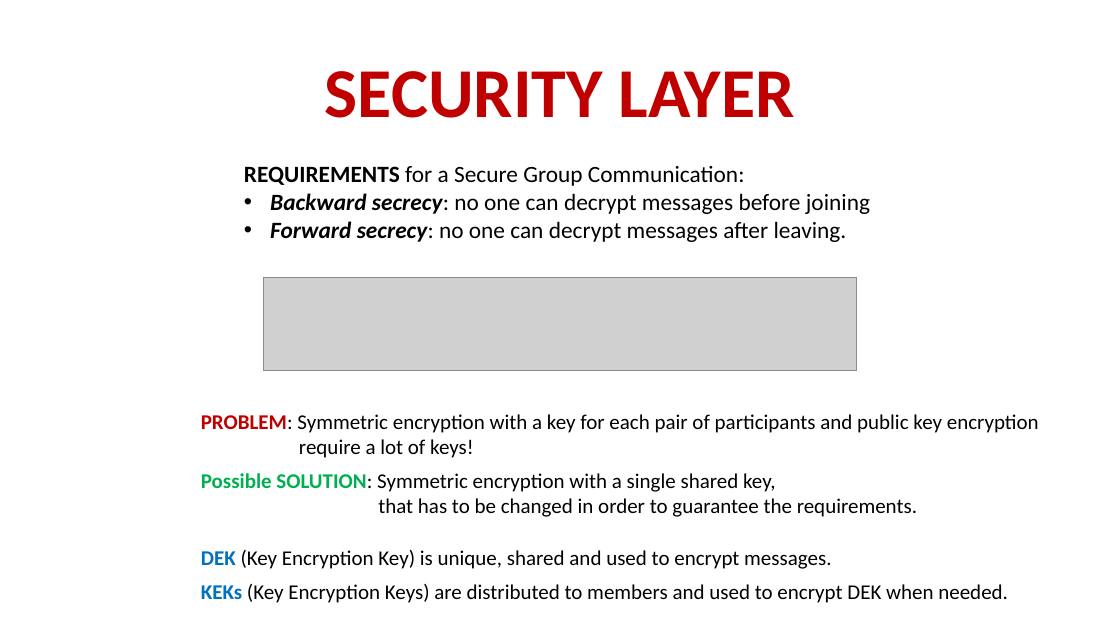
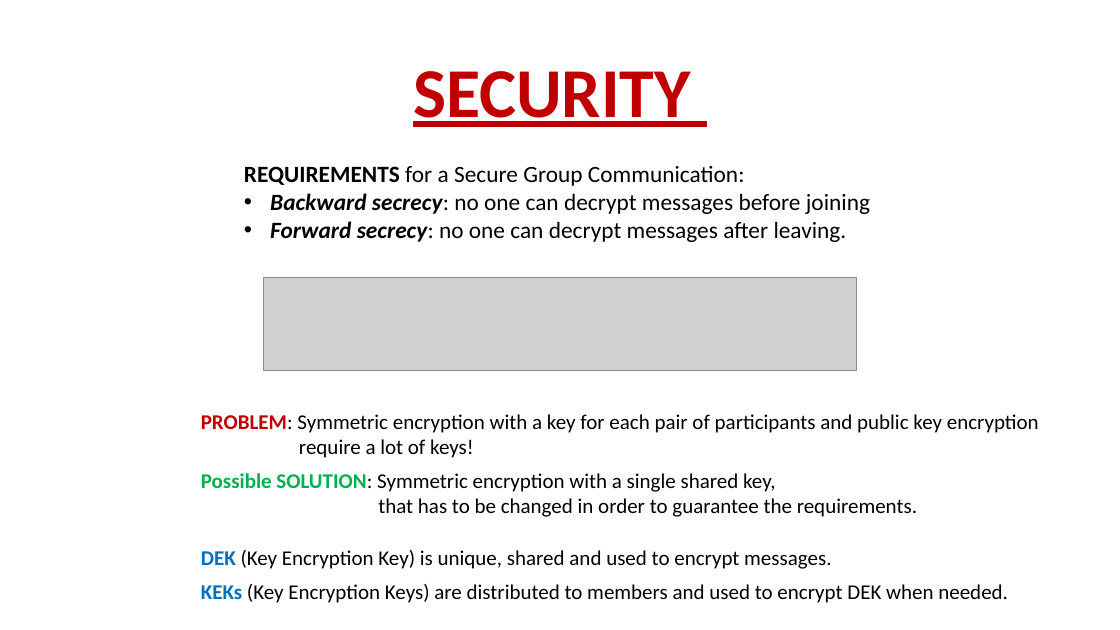
Before and after one commit to stajfar/distributed-systems-brusamento-ceruti-donetti, a slide deck: slide 3 of SecureGroup/documentation/SECURE GROUP COMMUNICATION.pptx. Drawn at 1120x630 pixels with LibreOffice and Linux fonts; fonts in the diff are those of the drawing; grey boxes stand for pictures. Boxes give left, top, right and bottom in pixels: in the first picture for what was removed or moved away, otherwise in the second. Text is boxed around its words. In the diff, an @@ line names an element or a change of style, - is before the commit and + after.

```diff
--- a/SecureGroup/documentation/SECURE GROUP COMMUNICATION.pptx
+++ b/SecureGroup/documentation/SECURE GROUP COMMUNICATION.pptx
@@ title at (413, 71, 691, 127): text changed @@
-SECURITY LAYER
+SECURITY
```
Also in this commit, not shown: 5 other slides changed, 10 slides added, 5 other files.
